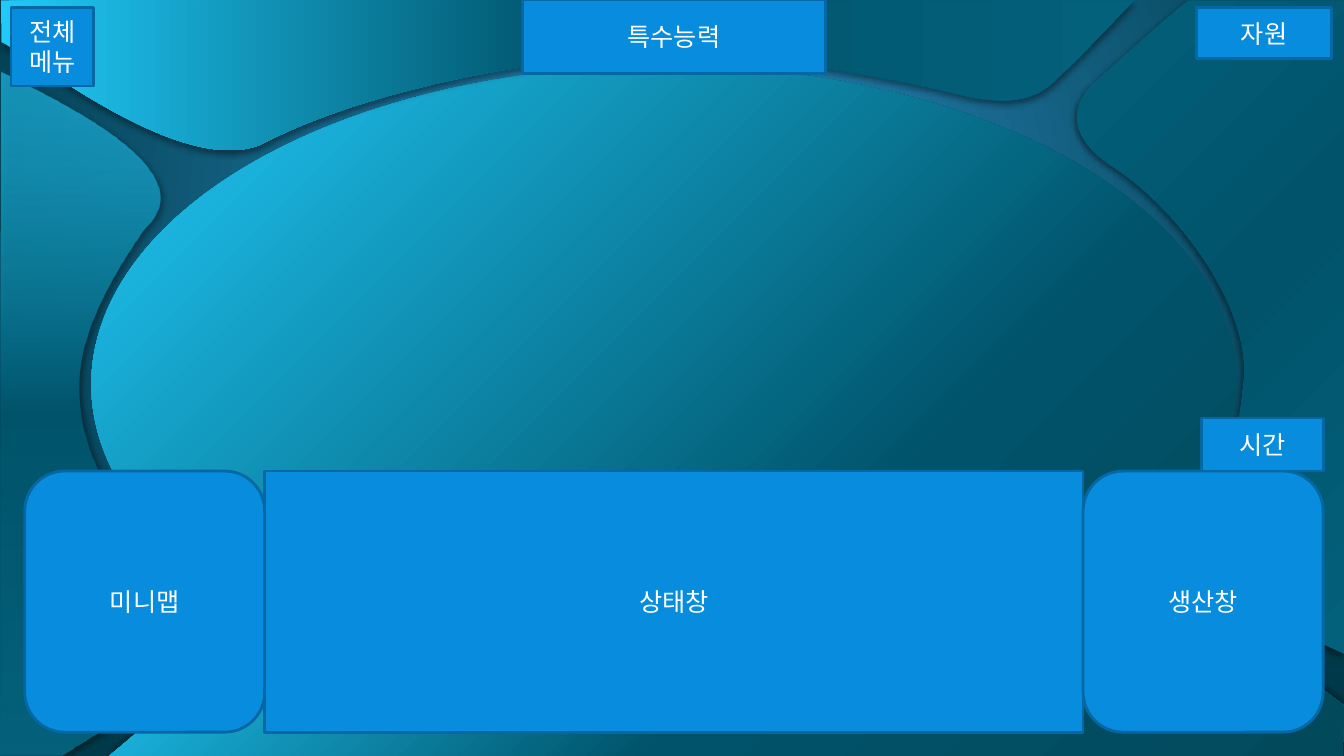
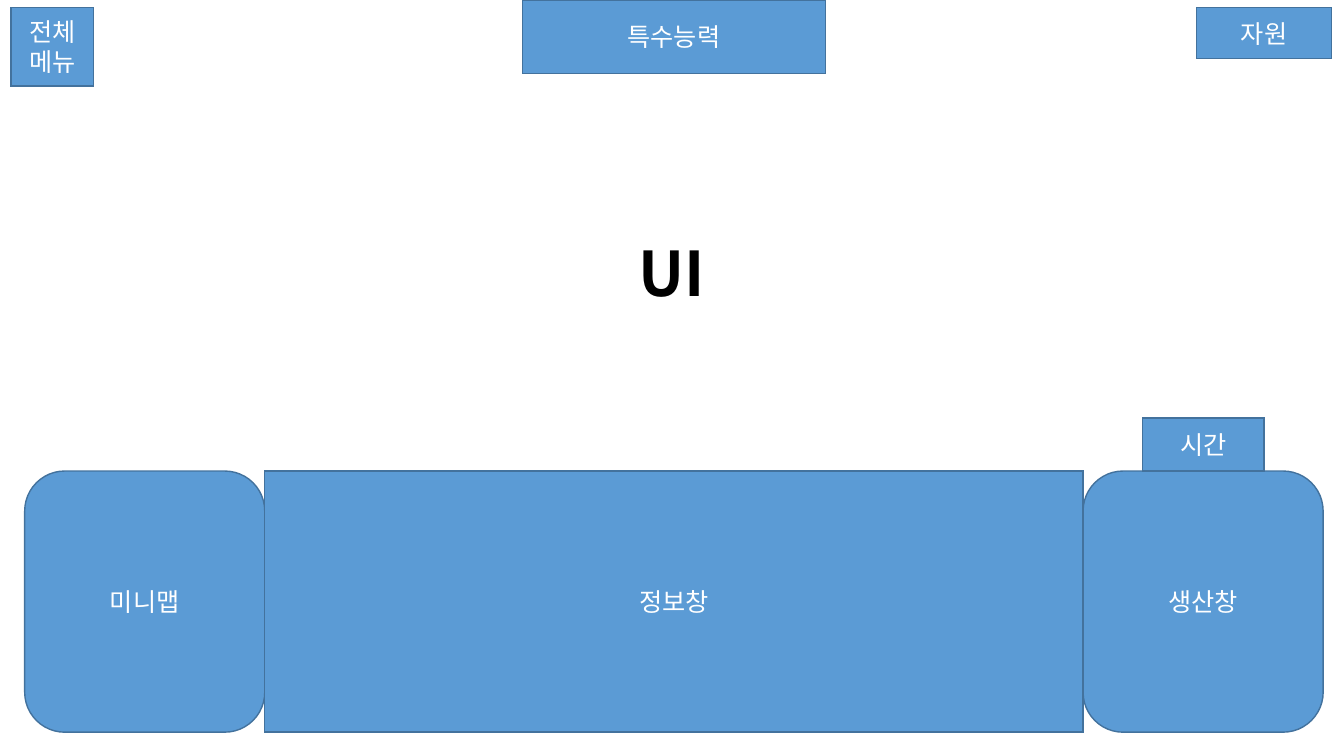
Before and after one commit to simplex3510/GeoStrike, a slide deck: slide 3 of GeoStrike프레젠테이션1.pptx (slide 1 before the commit). Drawn at 1344x756 pixels with LibreOffice and Linux fonts; fonts in the diff are those of the drawing. Boxes give left, top, right and bottom in pixels: in the first picture for what was removed or moved away, otherwise in the second. Text is boxed around its words. In the diff, an @@ line names an element or a change of style, - is before the commit and + after.

```diff
--- a/GeoStrike프레젠테이션1.pptx
+++ b/GeoStrike프레젠테이션1.pptx
@@ background gradient #2C8CC2 to #003B4B to #FFFFFF @@
@@ freeform shape removed at [1, 0, 1134, 178] @@
@@ freeform shape removed at [1062, 1, 1344, 654] @@
@@ freeform shape removed at [0, 72, 270, 755] @@
@@ ellipse removed at [92, 66, 1237, 704] @@
@@ text added at [638, 250, 704, 297], 44 pt, text #000000, bold @@
+UI
@@ font Karla to Noto Sans CJK KR; fill #088CDE to #5B9BD5; outline #0668A4 2 pt to #43739E 1 pt in 6 elements at [522, 0, 826, 74], [25, 471, 265, 732], [1084, 471, 1324, 732], [11, 7, 94, 86], [1197, 7, 1332, 58], [1142, 418, 1264, 472] @@
@@ rectangle "시간": place and size @@
-rectangle "시간" at [1202, 418, 1324, 472]
+rectangle "시간" at [1142, 418, 1264, 472]
@@ rectangle "정보창" at [265, 471, 1084, 732]: fill #088CDE to #5B9BD5; outline #0668A4 2 pt to #43739E 1 pt @@
@@ freeform shape removed at [109, 591, 1344, 756] @@
@@ text in rectangle at [639, 590, 709, 613]: text changed; font Karla to Noto Sans CJK KR @@
-상태창
+정보창
```
Also in this commit, not shown: 1 other slide changed, 6 slides added, 1 slide removed, 3 other files.
